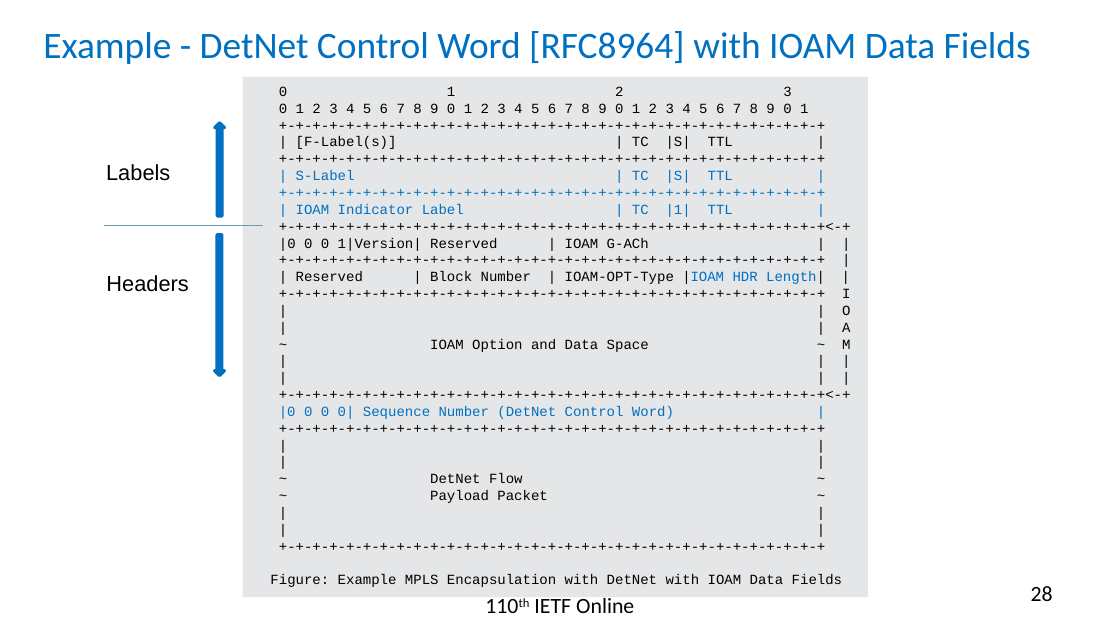
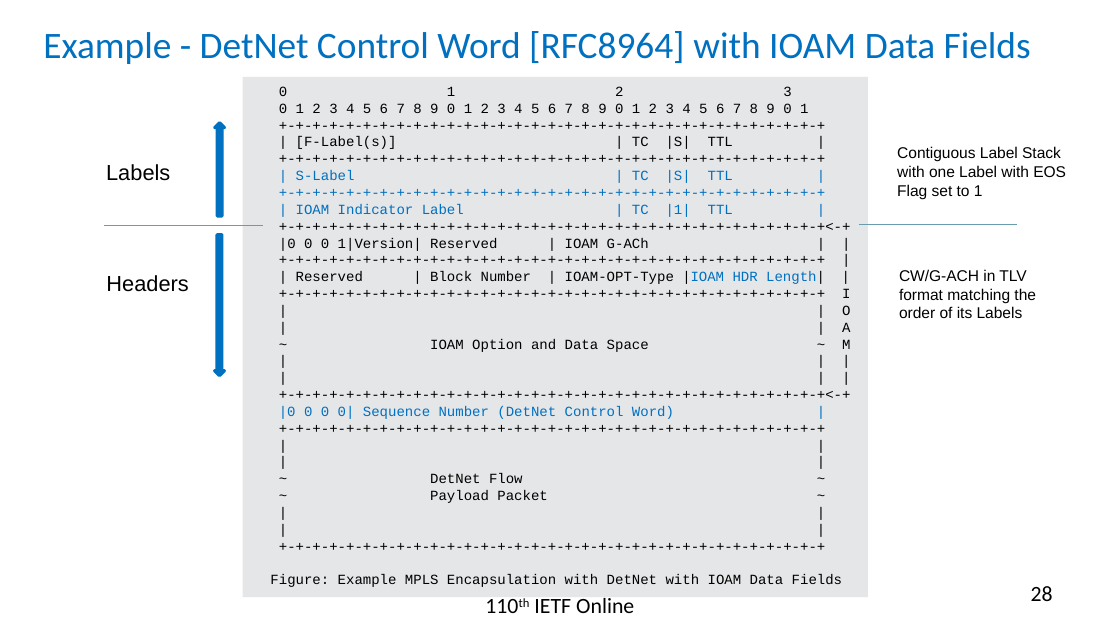
Before and after one commit to rakgandhi/ietf-slides, a slide deck: slide 28 of draft-gandhi-mpls-ioam-sr-06.pptx. Drawn at 1120x630 pixels with LibreOffice and Linux fonts; fonts in the diff are those of the drawing. Boxes give left, top, right and bottom in pixels: in the first picture for what was removed or moved away, otherwise in the second. Text is boxed around its words. In the diff, an @@ line names an element or a change of style, - is before the commit and + after.

```diff
--- a/draft-gandhi-mpls-ioam-sr-06.pptx
+++ b/draft-gandhi-mpls-ioam-sr-06.pptx
@@ text added at [897, 146, 1066, 199], 10 pt, text #000000 @@
+Contiguous Label Stack with one Label with EOS Flag set to 1
@@ line added from (859, 224) to (1017, 224), #6A9DAE 0.75 pt @@
@@ text added at [899, 269, 1036, 318], 10 pt, text #000000 @@
+CW/G-ACH in TLV format matching the order of its Labels
```
Also in this commit, not shown: 5 other slides changed, 1 other file.
